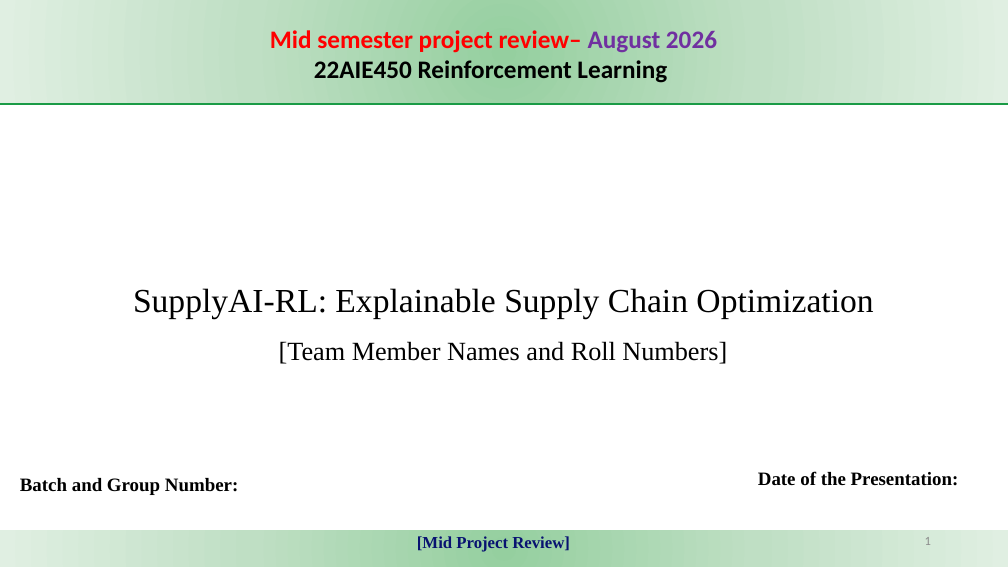
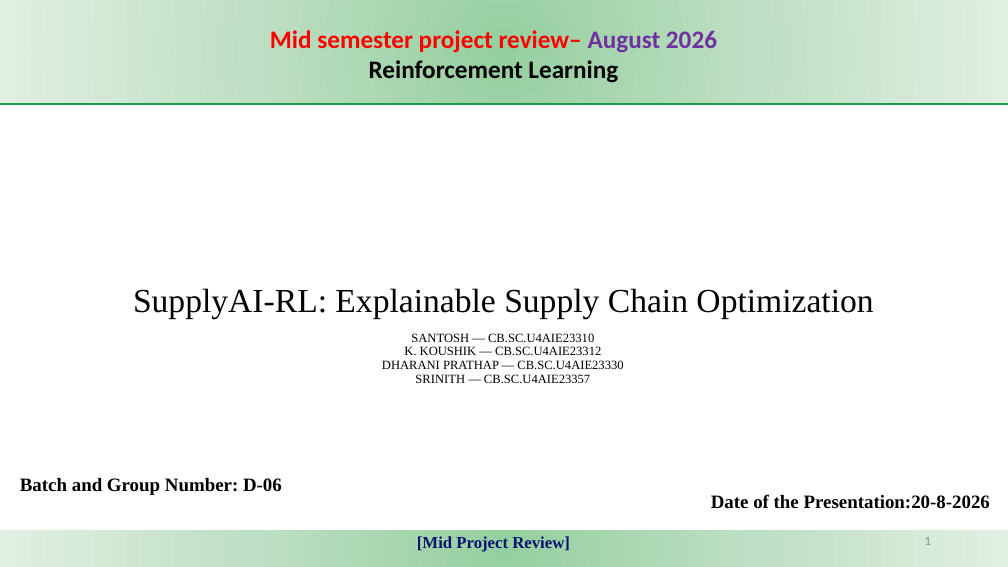
Before and after one commit to KJSK-Koushik/Supply-AI-RL-Explainable-supply-chain-Optimisation, a slide deck: slide 1 of reports/SupplyAI-RL_Mid_Project_Review.pptx. Drawn at 1008x567 pixels with LibreOffice and Linux fonts; fonts in the diff are those of the drawing. Boxes give left, top, right and bottom in pixels: in the first picture for what was removed or moved away, otherwise in the second. Text is boxed around its words. In the diff, an @@ line names an element or a change of style, - is before the commit and + after.

```diff
--- a/reports/SupplyAI-RL_Mid_Project_Review.pptx
+++ b/reports/SupplyAI-RL_Mid_Project_Review.pptx
@@ text at (x1=369, y1=60, x2=618, y2=83): text changed @@
-22AIE450 Reinforcement Learning
+Reinforcement Learning
@@ text at (x1=382, y1=333, x2=623, y2=383): text changed; size 25 to 12 pt @@
-[Team Member Names and Roll Numbers]
+SANTOSH — CB.SC.U4AIE23310
+K. KOUSHIK — CB.SC.U4AIE23312
+DHARANI PRATHAP — CB.SC.U4AIE23330
+SRINITH — CB.SC.U4AIE23357
@@ text at (x1=20, y1=478, x2=282, y2=495): text changed @@
-Batch and Group Number:
+Batch and Group Number: D-06
@@ text at (x1=711, y1=494, x2=990, y2=509): text changed @@
-Date of the Presentation:
+Date of the Presentation:20-8-2026
```
Also in this commit, not shown: 3 other slides changed, 1 slide added, 6 other files.
